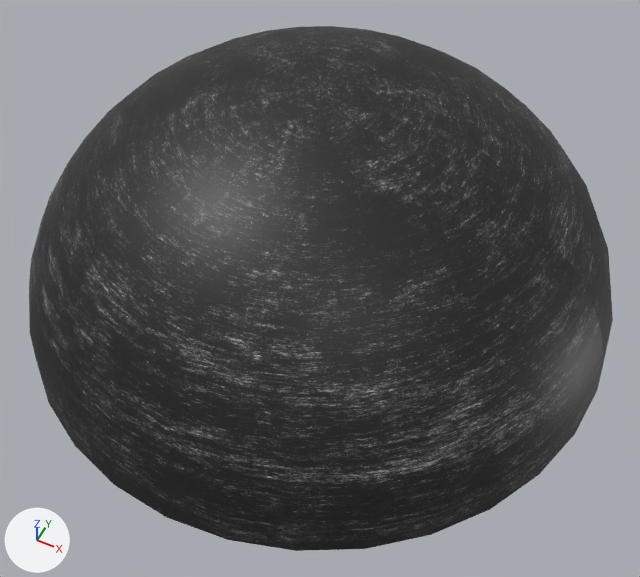
Two versions of the FBX model assets/Phase3/VFX/HO_VFX_Shockwave_Dome.fbx, one commit apart.
The view is the same before and after, from a camera (50 mm lens) standing at (5.67, -11.36, 14.16) and looking at (0.57, -1.15, 1.4). Lighting does not change. The marker at lower left points along +X, +Y and +Z. The picture after the commit comes second. Where no turn or scale is listed for an object, it has been applied to the vertices.

The first picture shows 'HO_VFX_Shockwave_Dome'.
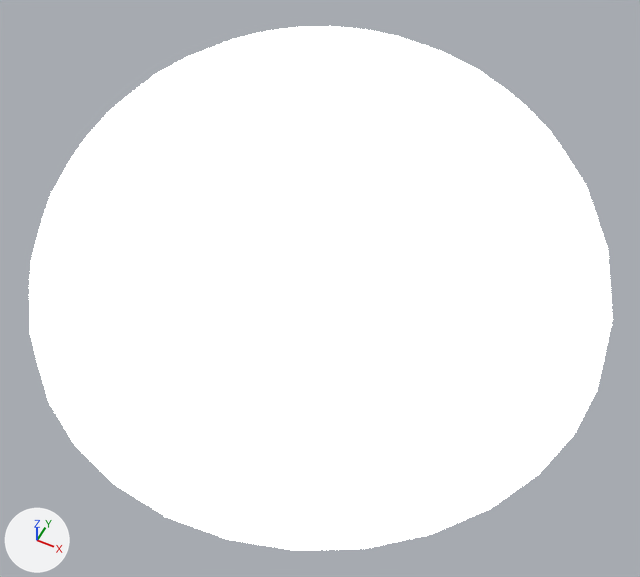
Diff of the bpy script that builds the scene:
```diff
--- a/assets/Phase3/VFX/HO_VFX_Shockwave_Dome.fbx.py
+++ b/assets/Phase3/VFX/HO_VFX_Shockwave_Dome.fbx.py
@@ mat_ho_m_vfx_energy @@
 mat_ho_m_vfx_energy = bpy.data.materials.new('HO_M_VFX_Energy')
-# nodes: BsdfPrincipled, NormalMap, OutputMaterial, TexImage x3
-# uses the picture img_ho_t_vfx_energy_color_png
+# nodes: BsdfPrincipled, NormalMap, OutputMaterial, TexImage x2
+# colours: black #000000
 # uses the picture img_ho_t_vfx_energy_metalness_png
```

Boxes [x1, y1, x2, y2] around the edits, measured in the pictures (640 x 577 px):
'HO_VFX_Shockwave_Dome', surface changed (black to white)
    both: [29, 26, 613, 551]
